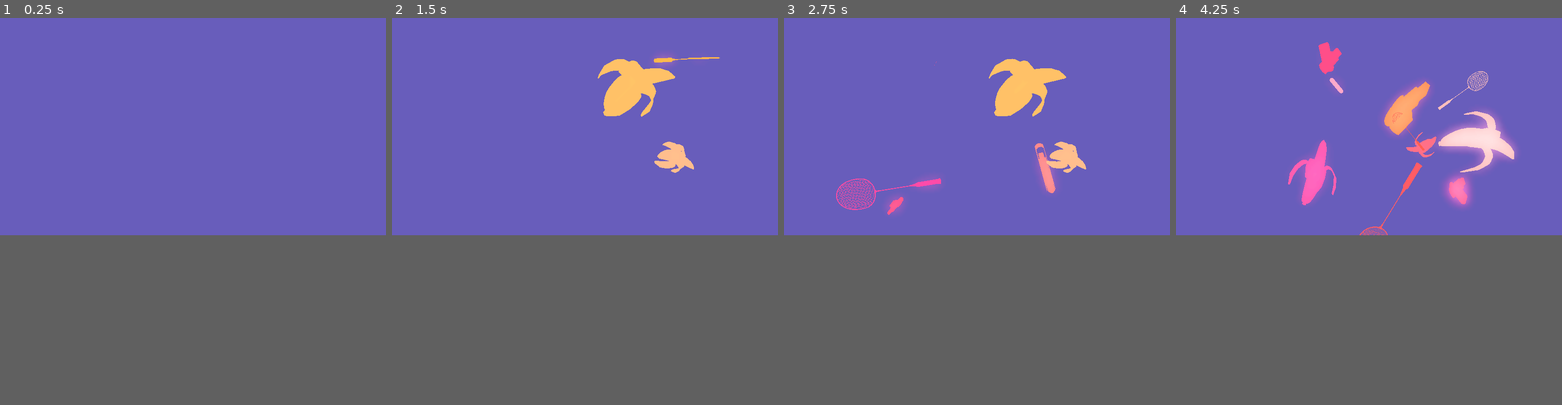
Above: before the commit, frames 1-4 (left to right).
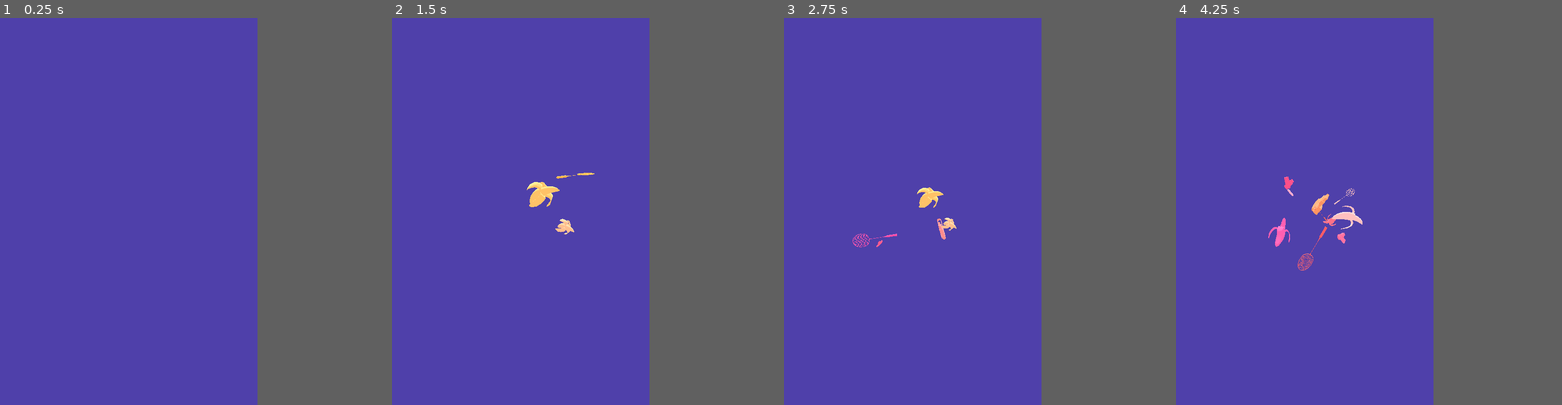
Above: after the commit, the same moments.

Repository: KamiNoAnt/Self
Game: Godot game, scene res://self.tscn
Two runs of this game, one before a commit and one after it. Both use one fixed random seed, a clock stepped at 60 frames per second and the inputs below.
Inputs (mouse positions are in pixels of both pictures, inside the frame that each line leads up to):
- Up to frame 1 (0.25 s): no input
- Up to frame 2 (1.5 s): tap Enter (ui_accept) at 0.5, 0.77 s; move the mouse to (669, 114) at 0.52 s; hold D 0.53-1.28 s; hold 1 (badm) 0.53-1.28 s; click (669, 114) at 0.67 s; tap 2 (banan) at 0.8, 1.35 s; move the mouse to (507, 137) at 1.27 s; hold S (rotate_left) from 1.28 s (still down)
- Up to frame 3 (2.75 s): tap Enter (ui_accept) at 1.52 s; tap 3 (us) at 1.55 s; move the mouse to (1015, 79) at 2.02 s; release S (rotate_left) at 2.03 s; hold D from 2.03 s (still down); hold 3 (us) from 2.03 s (still down); tap 1 (badm) at 2.3 s
- Up to frame 4 (4.25 s): move the mouse to (1349, 168) at 2.77 s; release D at 2.78 s; release 3 (us) at 2.78 s; hold W 2.78-3.53 s; tap Space (add) at 2.85 s; click (1349, 168) at 2.92 s; tap Enter (ui_accept) at 3.02, 3.77 s; tap 2 (banan) at 3.05 s; move the mouse to (1484, 157) at 3.52 s; hold S (rotate_left) from 3.53 s (still down); hold 1 (badm) from 3.53 s (still down); tap 3 (us) at 3.8 s; tap R (reload) at 4.15 s
The window is 799x449 before the commit and 533x800 after it. Grey fills any space a smaller window leaves; there, only what the larger window draws over its background counts as a difference.

The runs differ from the first frame. In frame 1, 37% of the frame differs, in the area x 0-67%, y 0-57%; in frame 2, 38%; in frame 3, 38%; in frame 4, 40%, in the area x 0-89%, y 0-66%.

Commit message:
smallChanges
yiippie

Diff:
--- a/badminton.tscn
+++ b/badminton.tscn
@@ -7,6 +7,9 @@
 albedo_color = Color(0, 0, 0, 0)
 emission_enabled = true
 emission_energy_multiplier = 2.25
+ao_enabled = true
+ao_light_affect = 1.0
+disable_receive_shadows = true
 
 [node name="MeshInstance3D" type="MeshInstance3D"]
 material_override = SubResource("StandardMaterial3D_of53n")
--- /dev/null
+++ b/banana.tres
@@ -0,0 +1,9 @@
+[gd_resource type="VisualShader" format=3 uid="uid://t2360u2k6kx6"]
+
+[resource]
+code = "shader_type spatial;
+render_mode blend_mix, depth_draw_opaque, cull_back, diffuse_lambert, specular_schlick_ggx;
+
+
+
+"
--- a/banana.tscn
+++ b/banana.tscn
@@ -7,7 +7,11 @@
 albedo_color = Color(0, 0, 0, 0)
 emission_enabled = true
 emission_energy_multiplier = 2.25
+ao_enabled = true
+ao_light_affect = 1.0
+disable_receive_shadows = true
 
 [node name="MeshInstance3D" type="MeshInstance3D"]
 material_override = SubResource("StandardMaterial3D_mb6cj")
+cast_shadow = 0
 mesh = ExtResource("1_mb6cj")
--- a/kugel.tres
+++ b/kugel.tres
@@ -1,10 +1,6 @@
-[gd_resource type="VisualShader" load_steps=3 format=3 uid="uid://bu6g5w5t5i270"]
+[gd_resource type="VisualShader" load_steps=2 format=3 uid="uid://bu6g5w5t5i270"]
 
-[sub_resource type="VisualShaderNodeColorConstant" id="VisualShaderNodeColorConstant_topd1"]
-constant = Color(0.290958, 0.417168, 0.205847, 1)
-
-[sub_resource type="VisualShaderNodeColorConstant" id="VisualShaderNodeColorConstant_l4ajo"]
-constant = Color(0.457927, 0.0778298, 0.501073, 1)
+[sub_resource type="VisualShaderNodeIntConstant" id="VisualShaderNodeIntConstant_topd1"]
 
 [resource]
 code = "shader_type spatial;
@@ -14,24 +10,16 @@
 
 
 void fragment() {
-// ColorConstant:4
-	vec4 n_out4p0 = vec4(0.290958, 0.417168, 0.205847, 1.000000);
-
-
-// ColorConstant:5
-	vec4 n_out5p0 = vec4(0.457927, 0.077830, 0.501073, 1.000000);
+// IntConstant:2
+	int n_out2p0 = 0;
 
 
 // Output:0
-	EMISSION = vec3(n_out4p0.xyz);
-	RIM = n_out5p0.x;
-	RIM_TINT = n_out5p0.x;
+	AO = float(n_out2p0);
 
 
 }
 "
-nodes/fragment/4/node = SubResource("VisualShaderNodeColorConstant_topd1")
-nodes/fragment/4/position = Vector2(40, 320)
-nodes/fragment/5/node = SubResource("VisualShaderNodeColorConstant_l4ajo")
-nodes/fragment/5/position = Vector2(140, 540)
-nodes/fragment/connections = PackedInt32Array(4, 0, 0, 5, 5, 0, 0, 11, 5, 0, 0, 12)
+nodes/fragment/2/node = SubResource("VisualShaderNodeIntConstant_topd1")
+nodes/fragment/2/position = Vector2(80, 420)
+nodes/fragment/connections = PackedInt32Array(2, 0, 0, 6)
--- a/kugel.tscn
+++ b/kugel.tscn
@@ -5,6 +5,8 @@
 albedo_color = Color(0, 0, 0, 0)
 emission_enabled = true
 emission_energy_multiplier = 2.25
+ao_light_affect = 1.0
+disable_receive_shadows = true
 
 [sub_resource type="CapsuleMesh" id="CapsuleMesh_7281o"]
 resource_local_to_scene = true
--- a/project.godot
+++ b/project.godot
@@ -20,6 +20,11 @@
 
 PhantomCameraManager="*res://addons/phantom_camera/scripts/managers/phantom_camera_manager.gd"
 Counter="*res://counter.gd"
+
+[display]
+
+window/size/viewport_width=720
+window/size/viewport_height=1080
 
 [editor_plugins]
 
@@ -67,6 +72,11 @@
 "events": [Object(InputEventKey,"resource_local_to_scene":false,"resource_name":"","device":-1,"window_id":0,"alt_press …(192 unchanged characters)…
 ]
 }
+accept={
+"deadzone": 0.2,
+"events": [Object(InputEventKey,"resource_local_to_scene":false,"resource_name":"","device":-1,"window_id":0,"alt_pressed":false,"shift_pressed":false,"ctrl_pressed":false,"meta_pressed":false,"pressed":false,"keycode":0,"physical_keycode":4194309,"key_label":0,"unicode":0,"location":0,"echo":false,"script":null)
+]
+}
 
 [physics]
 
--- a/self.gd
+++ b/self.gd
@@ -26,8 +26,13 @@
 
 const  kugel = preload("res://kugel.tscn")
 
+@onready var cam_stuck: Node3D = $"../camRotate/camStuck"
+@onready var cam_stuck_2: Node3D = $"../camRotate/camStuck2"
+
 @onready var self_mesh: Node3D = $"."
 @onready var cam_rotate: Node3D = $"../camRotate"
+@onready var pc1: PhantomCamera3D = $"../PhantomCamera3D"
+@onready var pc2: PhantomCamera3D = $"../PhantomCamera3D2"
 
 func _process(delta: float) -> void:
 	cam_rotate.rotation.y += rotaSpeed
@@ -43,6 +48,14 @@
 		print(Counter.menge)
 
 func _input(event):
+	if event.is_action_pressed("accept"):
+		if pc1.priority == 1:
+			pc1.priority = 0
+			pc2.priority = 1
+		elif pc2.priority == 1:
+			pc2.priority = 0
+			pc1.priority = 1
+
 	if event.is_action_pressed("add"):
 		KUGEL = kugel.instantiate()
 		add_child(KUGEL)
--- a/self.tscn
+++ b/self.tscn
@@ -21,22 +21,43 @@
 
 [sub_resource type="Environment" id="Environment_l8ouh"]
 background_mode = 1
-background_color = Color(0.402346, 0.36369, 0.744517, 1)
-background_energy_multiplier = 0.2
+background_color = Color(0.309049, 0.250008, 0.665926, 1)
 sky = SubResource("Sky_n774l")
 tonemap_mode = 2
-glow_enabled = true
-glow_intensity = 3.0
+ssr_fade_in = 0.321532
+ssr_fade_out = 0.138696
+ssao_radius = 1.65
+ssao_intensity = 6.8
+ssao_detail = 2.42
+ssil_radius = 1.59
+ssil_intensity = 4.41
+ssil_sharpness = 0.18
+glow_intensity = 0.6
 glow_strength = 1.1
+glow_bloom = 0.07
+glow_hdr_threshold = 2.05
+glow_hdr_scale = 1.68
+glow_hdr_luminance_cap = 43.22
+adjustment_brightness = 0.95
+adjustment_contrast = 3.53
+adjustment_saturation = 2.5
 
-[sub_resource type="Resource" id="Resource_l8ouh"]
+[sub_resource type="Resource" id="Resource_y1ba4"]
 script = ExtResource("3_n774l")
-duration = 1.0
-transition = 0
-ease = 2
+duration = 3.0
+transition = 5
+ease = 1
+metadata/_custom_type_script = "uid://8umksf8e80fw"
 
 [node name="self" type="Node3D"]
 script = ExtResource("1_l8ouh")
+
+[node name="DirectionalLight3D" type="DirectionalLight3D" parent="."]
+transform = Transform3D(-0.898794, -0.388486, 0.203096, 0, 0.463296, 0.886204, -0.438371, 0.796515, -0.416408, 0, 0, 0)
+light_energy = 0.95
+shadow_enabled = true
+directional_shadow_mode = 0
+sky_mode = 1
 
 [node name="WorldEnvironment" type="WorldEnvironment" parent="."]
 environment = SubResource("Environment_l8ouh")
@@ -54,11 +75,10 @@
 script = ExtResource("5_y1ba4")
 
 [node name="Camera3D" type="Camera3D" parent="."]
-transform = Transform3D(1, 0, 0, 0, 1, 0, 0, 0, 1, 0, 0, 10)
-fov = 30.0
-size = 9.29
-near = 0.001
-far = 100.0
+transform = Transform3D(1, 0, 0, 0, 1, 0, 0, 0, 1, 0, 0, 20)
+fov = 50.0
+size = 0.001
+far = 500.0
 
 [node name="PhantomCameraHost" type="Node" parent="Camera3D"]
 process_priority = 300
@@ -66,16 +86,32 @@
 script = ExtResource("1_mo8rj")
 
 [node name="PhantomCamera3D" type="Node3D" parent="." node_paths=PackedStringArray("follow_target", "look_at_target")]
-transform = Transform3D(0.999995, 0, 0, 0, 0.999999, 0, 0, 0, 0.999994, 0, 0, 10)
+transform = Transform3D(0.99996, 0, 0, 0, 0.999999, 0, 0, 0, 0.99996, 0, 0, 20)
 top_level = true
 script = ExtResource("2_1w2h5")
+priority = 1
 follow_mode = 2
 follow_target = NodePath("../camRotate/camStuck")
 look_at_mode = 2
 look_at_target = NodePath("../selfMesh")
-tween_resource = SubResource("Resource_l8ouh")
+tween_resource = SubResource("Resource_y1ba4")
+look_at_damping_value = 0.235
+
+[node name="PhantomCamera3D2" type="Node3D" parent="." node_paths=PackedStringArray("follow_target", "look_at_target")]
+transform = Transform3D(0.99996, 0, 0, 0, 0.999999, 0, 0, 0, 0.99996, 0, 0, 25)
+top_level = true
+script = ExtResource("2_1w2h5")
+follow_mode = 2
+follow_target = NodePath("../camRotate/camStuck2")
+look_at_mode = 2
+look_at_target = NodePath("../selfMesh")
+tween_resource = SubResource("Resource_y1ba4")
+look_at_damping_value = 0.235
 
 [node name="camRotate" type="Node3D" parent="."]
 
 [node name="camStuck" type="Node3D" parent="camRotate"]
-transform = Transform3D(1, 0, 0, 0, 1, 0, 0, 0, 1, 0, 0, 10)
+transform = Transform3D(1, 0, 0, 0, 1, 0, 0, 0, 1, 0, 0, 20)
+
+[node name="camStuck2" type="Node3D" parent="camRotate"]
+transform = Transform3D(1, 0, 0, 0, 1, 0, 0, 0, 1, 0, 0, 25)
--- a/usb.tscn
+++ b/usb.tscn
@@ -7,6 +7,9 @@
 albedo_color = Color(0, 0, 0, 0)
 emission_enabled = true
 emission_energy_multiplier = 2.25
+ao_enabled = true
+ao_light_affect = 1.0
+disable_receive_shadows = true
 
 [node name="MeshInstance3D" type="MeshInstance3D"]
 material_override = SubResource("StandardMaterial3D_joa5w")
